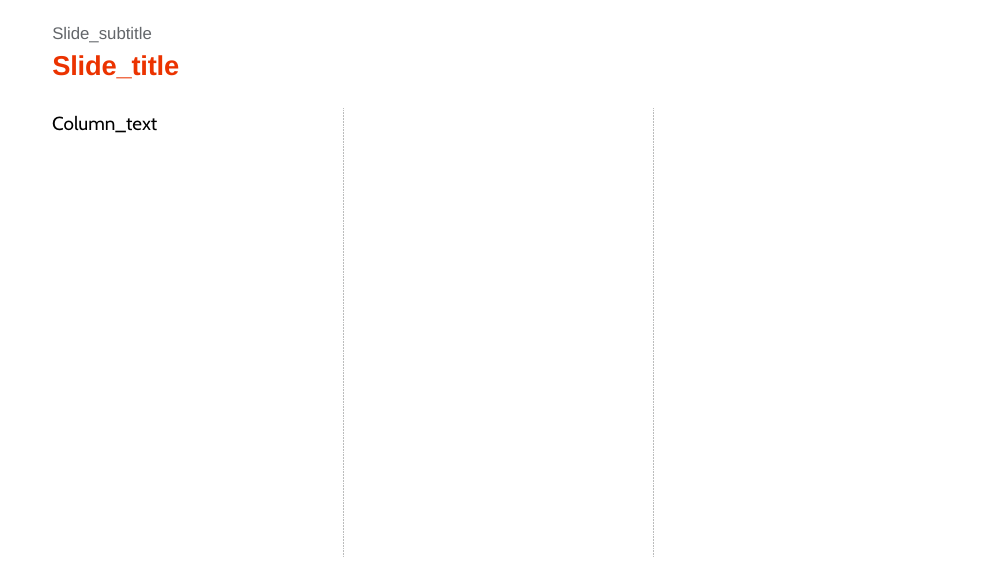
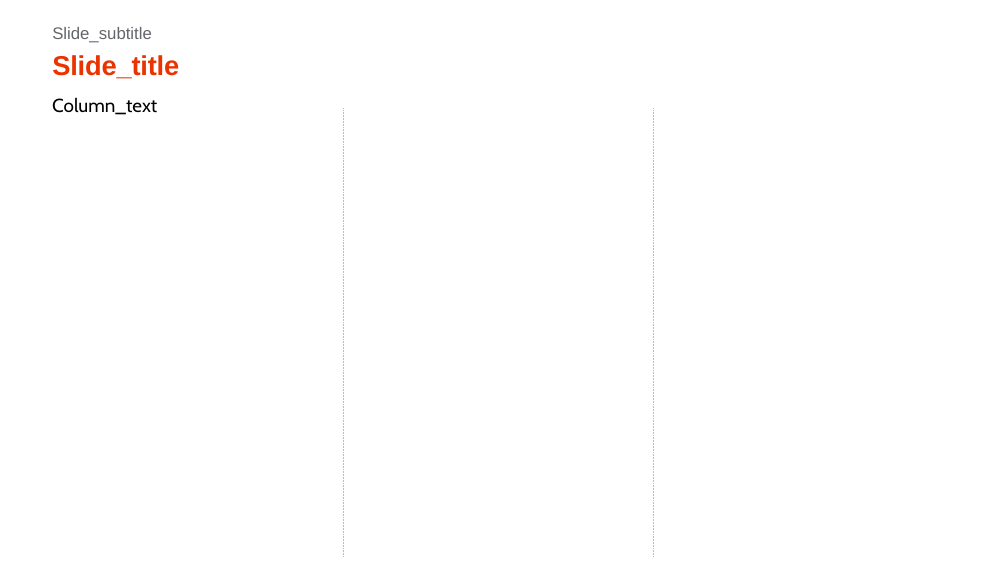
Before and after one commit to xpistos90210/templates, a slide deck: slide 2 of Schema_columns.pptx. Drawn at 1008x567 pixels with LibreOffice and Linux fonts; fonts in the diff are those of the drawing. Boxes give left, top, right and bottom in pixels: in the first picture for what was removed or moved away, otherwise in the second. Text is boxed around its words. In the diff, an @@ line names an element or a change of style, - is before the commit and + after.

```diff
--- a/Schema_columns.pptx
+++ b/Schema_columns.pptx
@@ text "Column_text": place and size @@
-text "Column_text" at (52,116,157,133)
+text "Column_text" at (52,98,157,115)
```
Also in this commit, not shown: 19 other slides changed, 5 slides added.
